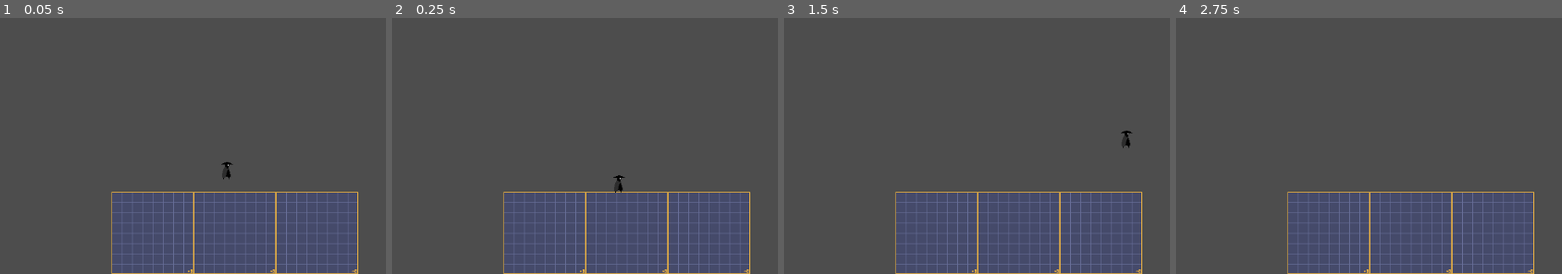
Above: before the commit, frames 1-4 (left to right).
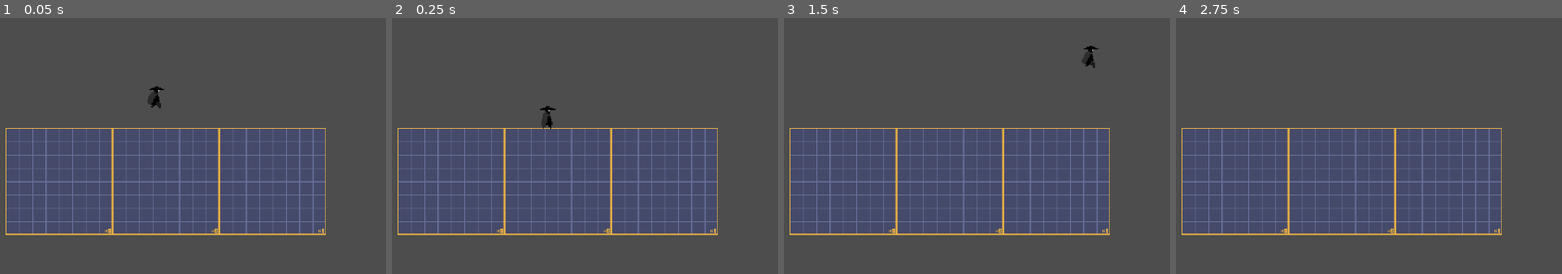
Above: after the commit, the same moments.

Repository: francosorbello/the-last-dance
Game: Godot game, scene res://tests/test.tscn
Two runs of this game, one before a commit and one after it. Both use one fixed random seed, a clock stepped at 60 frames per second and the inputs below. The project has no main scene, so this scene is started directly.
Inputs:
- Up to frame 1 (0.05 s): no input
- Up to frame 2 (0.25 s): no input
- Up to frame 3 (1.5 s): tap Enter (ui_accept) at 0.5, 0.6 s; hold Right (move_right) from 0.53 s (still down); tap Space (jump) at 0.77, 0.8, 1.07, 1.35 s
- Up to frame 4 (2.75 s): tap Space (jump) at 1.52, 1.82, 2.3 s; tap Enter (ui_accept) at 1.55, 2.1 s; release Right (move_right) at 2.03 s; hold Left (move_left) from 2.03 s (still down)

The runs differ from the first frame. In frame 1, 39% of the frame differs, in the area x 1-93%, y 26-100%; in frame 2, 39%; in frame 3, 39%, in the area x 1-93%, y 10-100%; in frame 4, 39%.

Commit message:
added player animations

Diff:
--- a/player/player.gd
+++ b/player/player.gd
@@ -11,29 +11,25 @@
 	if event.is_pressed() and not event is InputEventMouse and event.keycode == KEY_J:
 		$StateMachine.disabled = !$StateMachine.disabled
 
-func _physics_process(delta: float) -> void:
-	if not $StateMachine.disabled:
-		return
-	# Add the gravity.
-	# if not is_on_floor():
-	velocity.y += get_gravity_data() * delta
-
-	# Handle jump.
-	if Input.is_action_just_pressed("ui_accept") and is_on_floor():
-		velocity.y = jump_data.get_jump_velocity()
-
-	# Get the input direction and handle the movement/deceleration.
-	# As good practice, you should replace UI actions with custom gameplay actions.
-	var direction := Input.get_axis("ui_left", "ui_right")
-	if direction:
-		velocity.x = direction * player_data.move_speed
-	else:
-		velocity.x = move_toward(velocity.x, 0, player_data.move_speed)
-
-	move_and_slide()
+func _physics_process(_delta: float) -> void:
+	if velocity.x != 0:
+		$Sprite2D.flip_h = velocity.x < 0
 
 func get_gravity_data():
 	if gravity < 0:
 		return jump_data.get_jump_gravity()
 
 	return jump_data.get_fall_gravity()
+
+#region Animations
+func play_idle_anim():
+	$AnimationPlayer.play("idle")
+
+func play_jump_anim():
+	$AnimationPlayer.play("jump")
+
+func play_fall_anim():
+	$AnimationPlayer.play("fall")
+
+func play_run_anim():
+	$AnimationPlayer.play("run")
--- a/player/player.tscn
+++ b/player/player.tscn
@@ -10,81 +10,115 @@
 [ext_resource type="Script" uid="uid://bvwt4t55rvrwk" path="res://player/states/jumping_state.gd" id="8_rgyib"]
 [ext_resource type="Script" uid="uid://dd87ct57h2bn0" path="res://player/states/moving_state.gd" id="9_hg6s5"]
 
-[sub_resource type="AtlasTexture" id="AtlasTexture_rkbax"]
-atlas = ExtResource("1_oul6g")
-region = Rect2(0, 0, 64, 64)
+[sub_resource type="CapsuleShape2D" id="CapsuleShape2D_oul6g"]
 
-[sub_resource type="AtlasTexture" id="AtlasTexture_g1dw6"]
-atlas = ExtResource("1_oul6g")
-region = Rect2(64, 0, 64, 64)
+[sub_resource type="Animation" id="Animation_hg6s5"]
+resource_name = "idle"
+length = 0.8
+loop_mode = 1
+step = 0.1
+tracks/0/type = "value"
+tracks/0/imported = false
+tracks/0/enabled = true
+tracks/0/path = NodePath("Sprite2D:frame_coords")
+tracks/0/interp = 1
+tracks/0/loop_wrap = true
+tracks/0/keys = {
+"times": PackedFloat32Array(0, 0.1, 0.2, 0.3, 0.4, 0.5, 0.6, 0.7),
+"transitions": PackedFloat32Array(1, 1, 1, 1, 1, 1, 1, 1),
+"update": 1,
+"values": [Vector2i(1, 0), Vector2i(1, 0), Vector2i(2, 0), Vector2i(3, 0), Vector2i(4, 0), Vector2i(5, 0), Vector2i(6, 0), Vector2i(7, 0)]
+}
 
-[sub_resource type="AtlasTexture" id="AtlasTexture_yw30f"]
-atlas = ExtResource("1_oul6g")
-region = Rect2(128, 0, 64, 64)
+[sub_resource type="Animation" id="Animation_8t03j"]
+length = 0.001
+tracks/0/type = "value"
+tracks/0/imported = false
+tracks/0/enabled = true
+tracks/0/path = NodePath("Sprite2D:frame_coords")
+tracks/0/interp = 1
+tracks/0/loop_wrap = true
+tracks/0/keys = {
+"times": PackedFloat32Array(0),
+"transitions": PackedFloat32Array(1),
+"update": 1,
+"values": [Vector2i(1, 0)]
+}
 
-[sub_resource type="AtlasTexture" id="AtlasTexture_qjkh3"]
-atlas = ExtResource("1_oul6g")
-region = Rect2(192, 0, 64, 64)
+[sub_resource type="Animation" id="Animation_2ieo8"]
+resource_name = "run"
+length = 0.8
+loop_mode = 1
+step = 0.1
+tracks/0/type = "value"
+tracks/0/imported = false
+tracks/0/enabled = true
+tracks/0/path = NodePath("Sprite2D:frame_coords")
+tracks/0/interp = 1
+tracks/0/loop_wrap = true
+tracks/0/keys = {
+"times": PackedFloat32Array(0, 0.1, 0.2, 0.3, 0.4, 0.5, 0.6, 0.7),
+"transitions": PackedFloat32Array(1, 1, 1, 1, 1, 1, 1, 1),
+"update": 1,
+"values": [Vector2i(0, 1), Vector2i(1, 1), Vector2i(2, 1), Vector2i(3, 1), Vector2i(4, 1), Vector2i(5, 1), Vector2i(6, 1), Vector2i(7, 1)]
+}
 
-[sub_resource type="AtlasTexture" id="AtlasTexture_g6k8r"]
-atlas = ExtResource("1_oul6g")
-region = Rect2(256, 0, 64, 64)
+[sub_resource type="Animation" id="Animation_ebec5"]
+resource_name = "jump"
+length = 0.4
+loop_mode = 1
+step = 0.1
+tracks/0/type = "value"
+tracks/0/imported = false
+tracks/0/enabled = true
+tracks/0/path = NodePath("Sprite2D:frame_coords")
+tracks/0/interp = 1
+tracks/0/loop_wrap = true
+tracks/0/keys = {
+"times": PackedFloat32Array(0, 0.1, 0.2, 0.3),
+"transitions": PackedFloat32Array(1, 1, 1, 1),
+"update": 1,
+"values": [Vector2i(0, 4), Vector2i(1, 4), Vector2i(2, 4), Vector2i(3, 4)]
+}
 
-[sub_resource type="AtlasTexture" id="AtlasTexture_boad6"]
-atlas = ExtResource("1_oul6g")
-region = Rect2(320, 0, 64, 64)
+[sub_resource type="Animation" id="Animation_yllr7"]
+resource_name = "fall"
+length = 0.4
+loop_mode = 1
+step = 0.1
+tracks/0/type = "value"
+tracks/0/imported = false
+tracks/0/enabled = true
+tracks/0/path = NodePath("Sprite2D:frame_coords")
+tracks/0/interp = 1
+tracks/0/loop_wrap = true
+tracks/0/keys = {
+"times": PackedFloat32Array(0, 0.1, 0.2, 0.3),
+"transitions": PackedFloat32Array(1, 1, 1, 1),
+"update": 1,
+"values": [Vector2i(0, 5), Vector2i(1, 5), Vector2i(2, 5), Vector2i(3, 5)]
+}
 
-[sub_resource type="AtlasTexture" id="AtlasTexture_rgyib"]
-atlas = ExtResource("1_oul6g")
-region = Rect2(384, 0, 64, 64)
-
-[sub_resource type="AtlasTexture" id="AtlasTexture_hg6s5"]
-atlas = ExtResource("1_oul6g")
-region = Rect2(448, 0, 64, 64)
-
-[sub_resource type="SpriteFrames" id="SpriteFrames_8t03j"]
-animations = [{
-"frames": [{
-"duration": 1.0,
-"texture": SubResource("AtlasTexture_rkbax")
-}, {
-"duration": 1.0,
-"texture": SubResource("AtlasTexture_g1dw6")
-}, {
-"duration": 1.0,
-"texture": SubResource("AtlasTexture_yw30f")
-}, {
-"duration": 1.0,
-"texture": SubResource("AtlasTexture_qjkh3")
-}, {
-"duration": 1.0,
-"texture": SubResource("AtlasTexture_g6k8r")
-}, {
-"duration": 1.0,
-"texture": SubResource("AtlasTexture_boad6")
-}, {
-"duration": 1.0,
-"texture": SubResource("AtlasTexture_rgyib")
-}, {
-"duration": 1.0,
-"texture": SubResource("AtlasTexture_hg6s5")
-}],
-"loop": true,
-"name": &"idle",
-"speed": 10.0
-}]
-
-[sub_resource type="CapsuleShape2D" id="CapsuleShape2D_oul6g"]
+[sub_resource type="AnimationLibrary" id="AnimationLibrary_yllr7"]
+_data = {
+&"RESET": SubResource("Animation_8t03j"),
+&"fall": SubResource("Animation_yllr7"),
+&"idle": SubResource("Animation_hg6s5"),
+&"jump": SubResource("Animation_ebec5"),
+&"run": SubResource("Animation_2ieo8")
+}
 
 [node name="Player" type="CharacterBody2D"]
 script = ExtResource("1_g1dw6")
 jump_data = ExtResource("2_g1dw6")
 player_data = ExtResource("3_yw30f")
 
-[node name="AnimatedSprite2D" type="AnimatedSprite2D" parent="."]
-sprite_frames = SubResource("SpriteFrames_8t03j")
-animation = &"idle"
-frame_progress = 0.577544
+[node name="Sprite2D" type="Sprite2D" parent="."]
+texture = ExtResource("1_oul6g")
+hframes = 14
+vframes = 8
+frame = 1
+region_rect = Rect2(0, 0, 64, 64)
 
 [node name="CollisionShape2D" type="CollisionShape2D" parent="."]
 shape = SubResource("CapsuleShape2D_oul6g")
@@ -105,3 +139,8 @@
 
 [node name="MovingState" type="Node" parent="StateMachine"]
 script = ExtResource("9_hg6s5")
+
+[node name="AnimationPlayer" type="AnimationPlayer" parent="."]
+libraries = {
+&"": SubResource("AnimationLibrary_yllr7")
+}
--- a/player/states/falling_state.gd
+++ b/player/states/falling_state.gd
@@ -1,4 +1,7 @@
 extends PlayerState
+
+func enter():
+	player.play_fall_anim()
 
 func physics_update(delta : float):
 	player.velocity.y += player.jump_data.get_fall_gravity() * delta
--- a/player/states/idle_state.gd
+++ b/player/states/idle_state.gd
@@ -1,4 +1,7 @@
 extends PlayerState
+
+func enter():
+    player.play_idle_anim()
 
 ## Update the state on the physics stage.
 func physics_update(delta: float):
--- a/player/states/jumping_state.gd
+++ b/player/states/jumping_state.gd
@@ -3,6 +3,7 @@
 
 func enter():
     player.velocity.y = player.jump_data.get_jump_velocity()
+    player.play_jump_anim()
 
 func physics_update(delta : float):
     # print(player.velocity.y)
--- a/player/states/moving_state.gd
+++ b/player/states/moving_state.gd
@@ -1,4 +1,7 @@
 extends PlayerState
+
+func enter():
+    player.play_run_anim()
 
 func physics_update(delta : float):
     if Input.is_action_just_pressed("jump"):
--- a/tests/test.tscn
+++ b/tests/test.tscn
@@ -13,4 +13,5 @@
 position = Vector2(179, 26)
 
 [node name="Camera2D" type="Camera2D" parent="."]
-position = Vector2(0, -132)
+position = Vector2(127, -10)
+zoom = Vector2(1.3, 1.3)
Not shown: 1 places in player/player.tscn that only renumber resources
